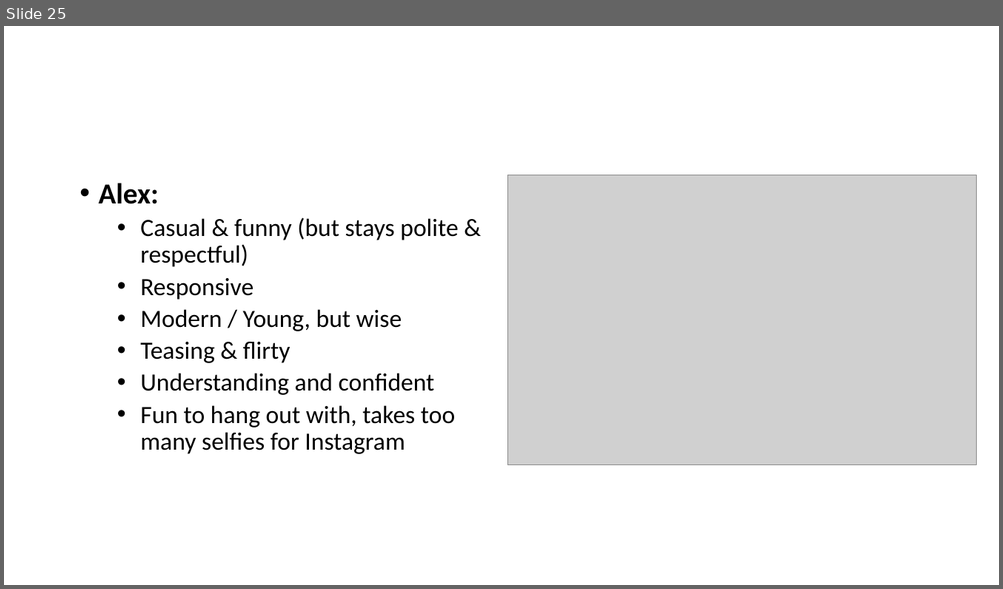
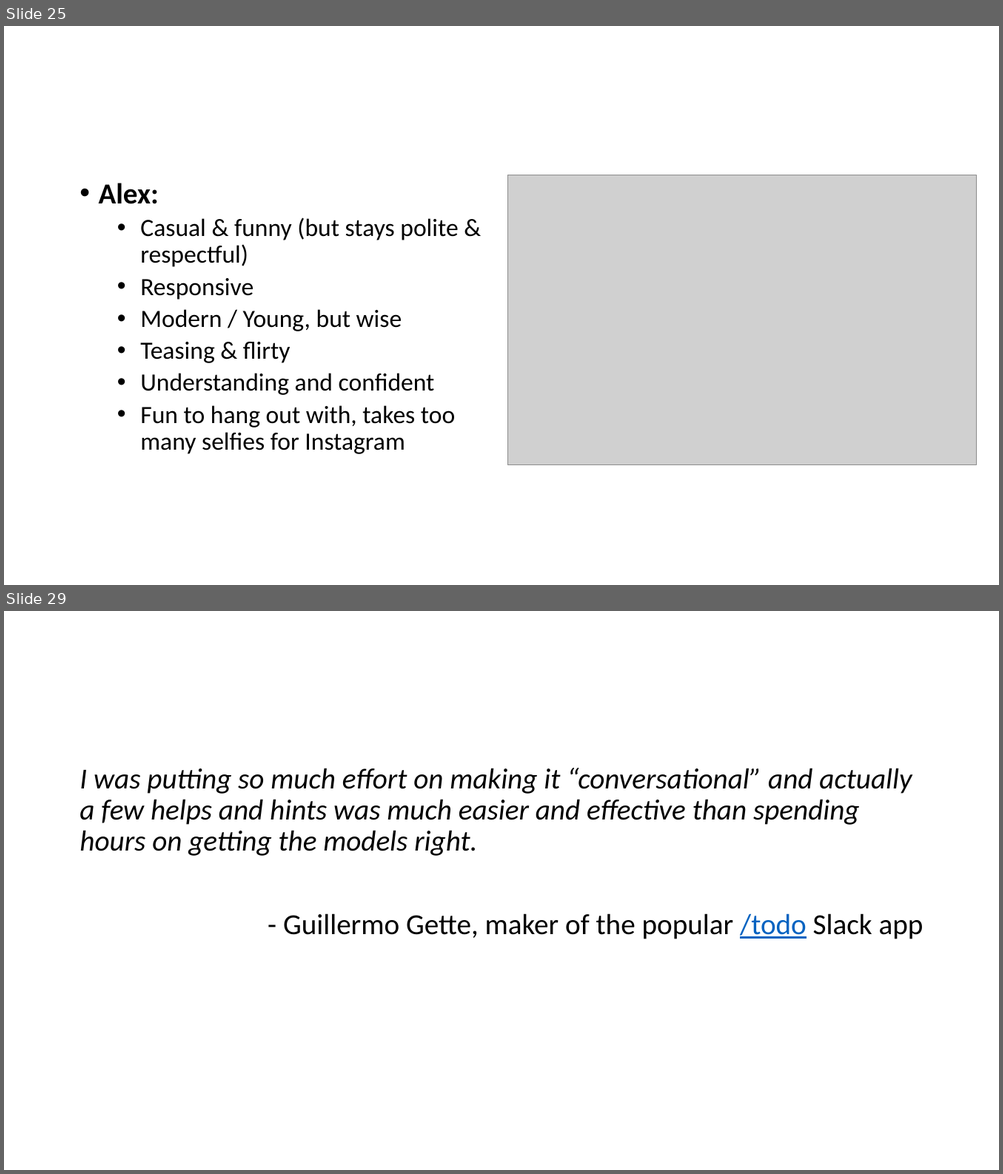
Before and after one commit to aidanmorgan/chatbot-workshop, a slide deck: Chatbots!.pptx. Shown one above the other, each under a label of ours: slide 25 before the commit, slides 25 and 29 after it; the slides between them are not shown. The pictures are 1003x589 and 1003x1174 pixels, drawn with LibreOffice and Linux fonts; fonts in the diff are those of the drawing; grey boxes stand for pictures; background and template pictures are left out. Boxes give left, top, right and bottom in pixels: in the first picture for what was removed or moved away, otherwise in the second. Text is boxed around its words. In the diff, an @@ line names an element or a change of style, - is before the commit and + after.

```diff
--- a/Chatbots!.pptx
+++ b/Chatbots!.pptx
@@ slide 29 added at [4, 611, 999, 1170], background #FFFFFF @@
@@ text added at [79, 768, 923, 940], 28 pt, text #000000, italic @@
+I was putting so much effort on making it “conversational” and actually a few helps and hints was much easier and effective than spending hours on getting the models right.
+- Guillermo Gette, maker of the popular /todo Slack app
```
Also in this commit, not shown: 3 slides changed, 5 other slides added, 4 slides removed, 1 other file.
